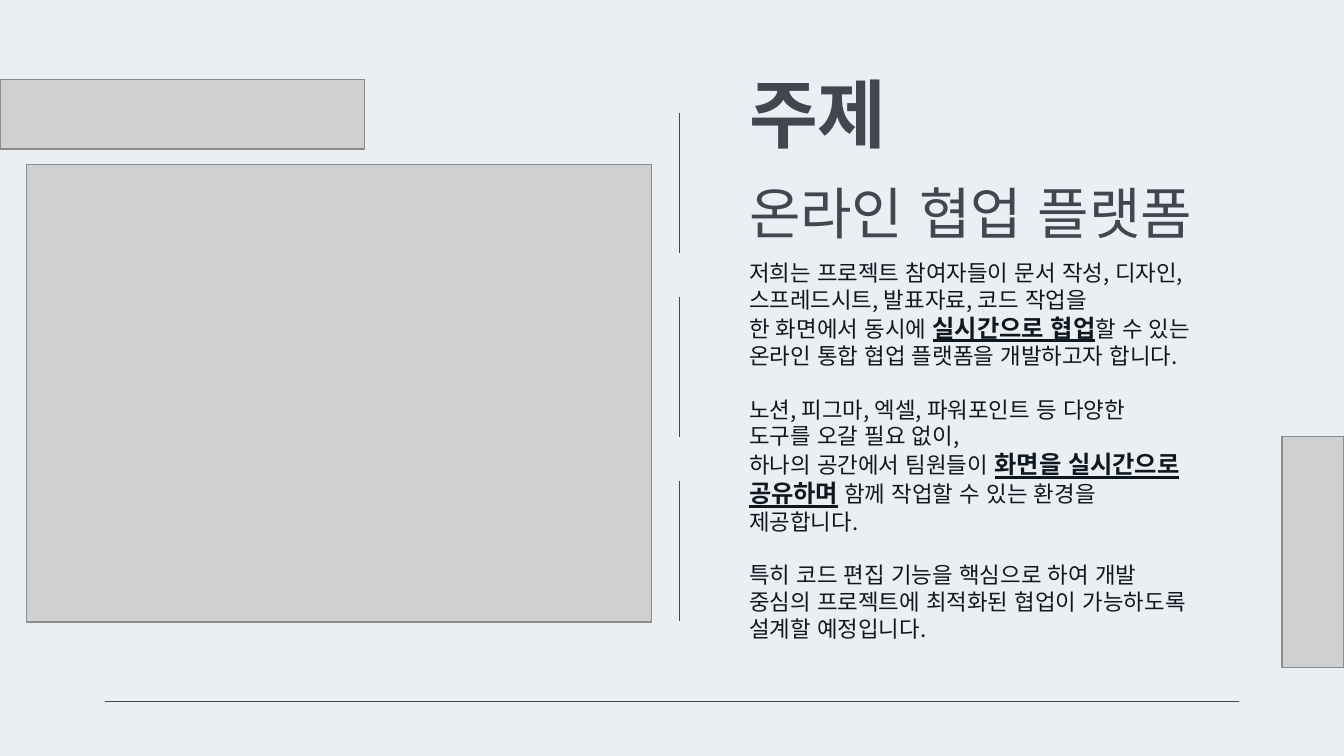
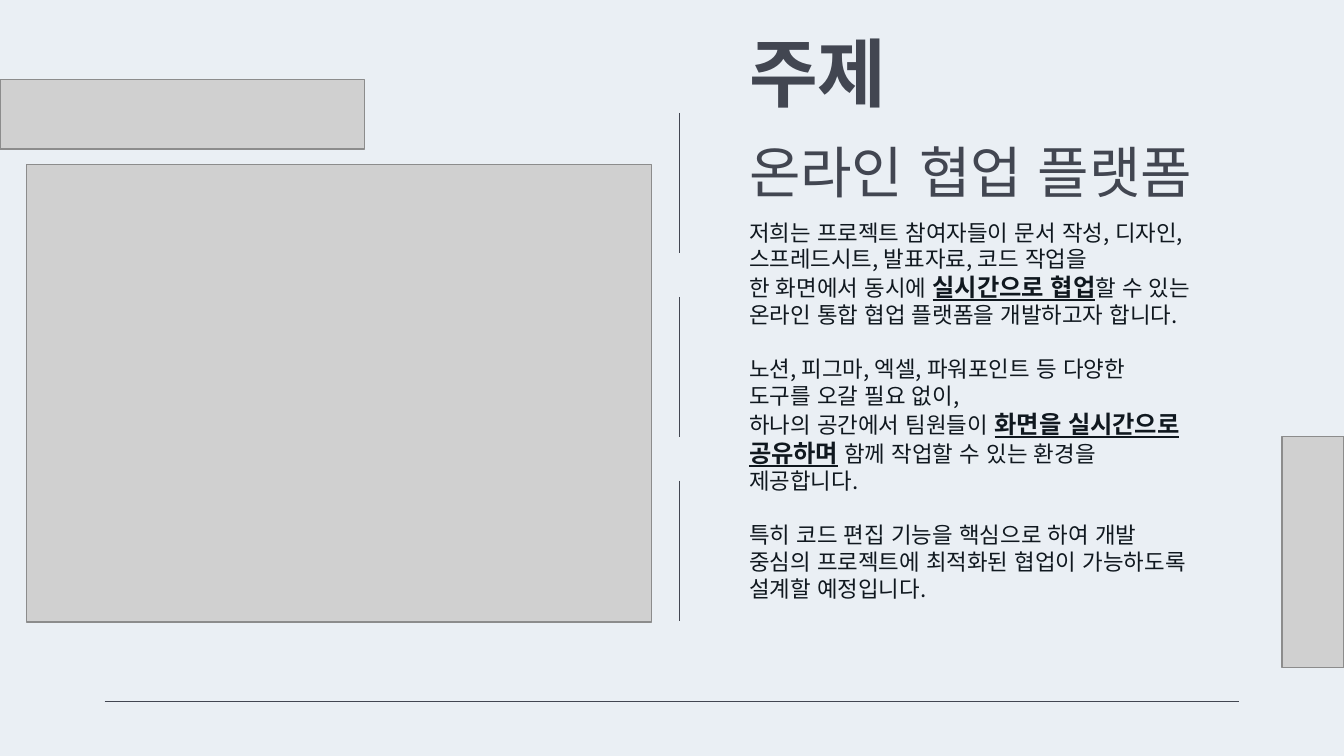
Before and after one commit to choyongmoo/LOCH-, a slide deck: slide 4 of LOCH.pptx. Drawn at 1344x756 pixels with LibreOffice and Linux fonts; fonts in the diff are those of the drawing; grey boxes stand for pictures; background and template pictures are left out. Boxes give left, top, right and bottom in pixels: in the first picture for what was removed or moved away, otherwise in the second. Text is boxed around its words. In the diff, an @@ line names an element or a change of style, - is before the commit and + after.

```diff
--- a/LOCH.pptx
+++ b/LOCH.pptx
@@ 2 subtitles, 1 title: place and size @@
-2 subtitles, 1 title at [749,79,1192,639]
+2 subtitles, 1 title at [749,38,1192,599]
```
